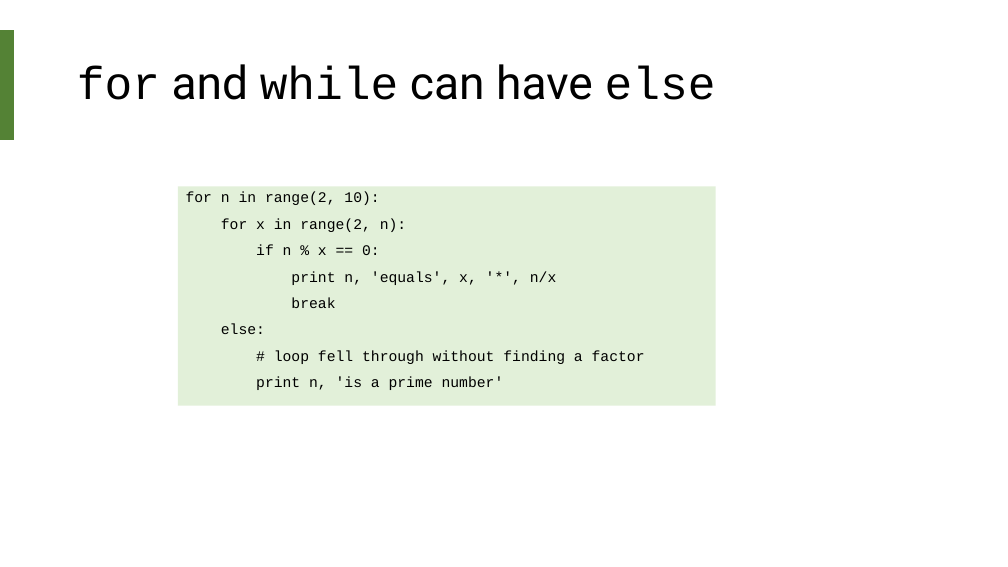
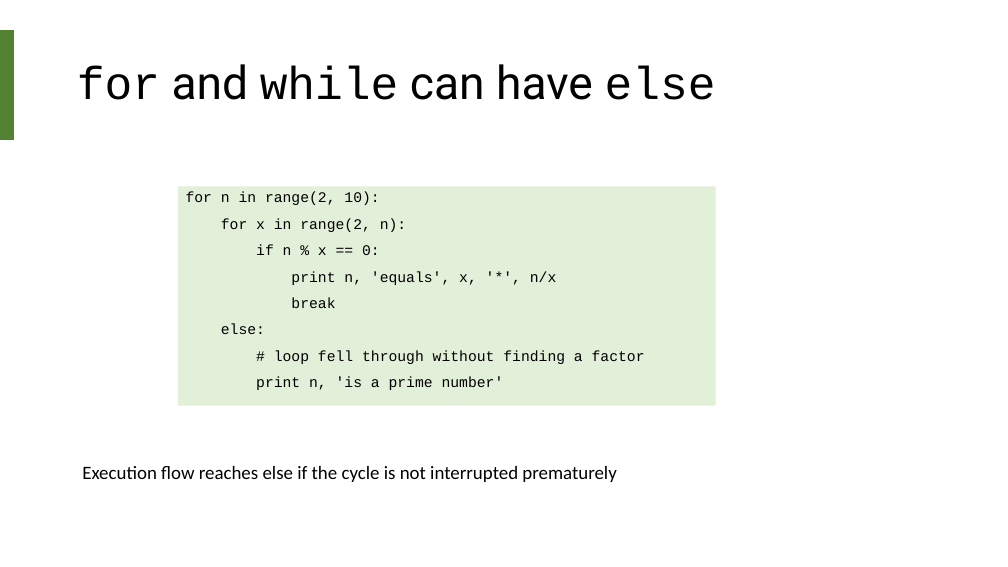
Before and after one commit to robom/IAU-2019-2020, a slide deck: slide 16 of en/lectures/02/2_Introduction_to_Python.pptx. Drawn at 1008x567 pixels with LibreOffice and Linux fonts; fonts in the diff are those of the drawing. Boxes give left, top, right and bottom in pixels: in the first picture for what was removed or moved away, otherwise in the second. Text is boxed around its words. In the diff, an @@ line names an element or a change of style, - is before the commit and + after.

```diff
--- a/en/lectures/02/2_Introduction_to_Python.pptx
+++ b/en/lectures/02/2_Introduction_to_Python.pptx
@@ text added at (82, 466, 616, 482), 18 pt, text #000000 @@
+Execution flow reaches else if the cycle is not interrupted prematurely
```
Also in this commit, not shown: 6 other files.
